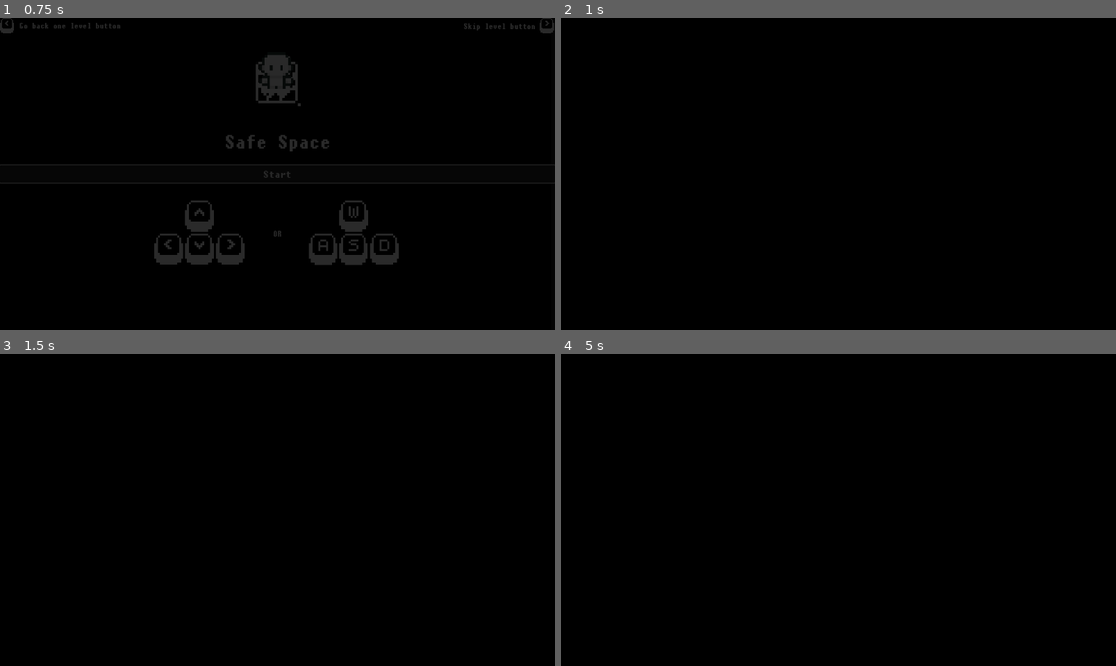
Above: before the commit, frames 1-4 (two rows, left to right).
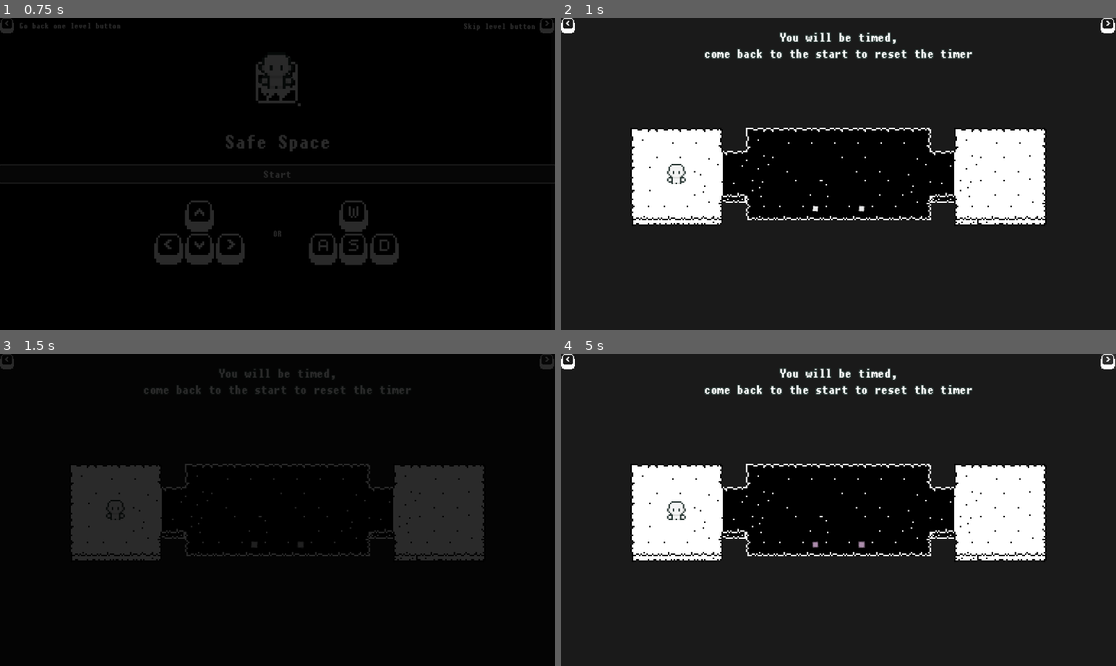
Above: after the commit, the same moments.

Repository: Janfra/Brackeys_Gamejam_2024
Game: Godot game, scene res://Levels/main_menu.tscn
The game is run twice, just before and just after one commit, with the same random seed, the same clock (stepped at 60 frames per second) and the same inputs.
Inputs (mouse positions are in pixels of both pictures, inside the frame that each line leads up to):
- Up to frame 1 (0.75 s): click "Start" at 0.5 s
- Up to frame 2 (1 s): no input
- Up to frame 3 (1.5 s): click (549, 360) at 1.25 s
- Up to frame 4 (5 s): click (1110, 360) at 2 s; click (1110, 360) at 2.75 s; click (1110, 360) at 3.5 s; click (1110, 360) at 4.25 s

Frame 1 is identical in both runs. In frame 2, 89% of the frame differs, in the area x 0-100%, y 0-100%; in frame 3, 11%; in frame 4, 89%.

Commit message:
Transition Fixed
# Description
Forgot to add not operator. Decided to rename the function to more intuitive name.

Diff:
--- a/Scripts/GameManager.gd
+++ b/Scripts/GameManager.gd
@@ -98,7 +98,7 @@
 	nodeTree.change_scene_to_file(level_path)
 
 	# Double checking that we didnt lose the transition when changing scene
-	if _verify_transition_is_valid():
+	if not _is_transition_still_valid():
 		return
 
 	_reverse_transition()
@@ -125,7 +125,7 @@
 	nodeTree.change_scene_to_packed(level)
 
 	# Double checking that we didnt lose the transition when changing scene
-	if _verify_transition_is_valid():
+	if not _is_transition_still_valid():
 		return
 
 	_reverse_transition()
@@ -180,7 +180,7 @@
 	_transition.play(TRANSITION_ANIMATION)
 
 
-func _verify_transition_is_valid() -> bool:
+func _is_transition_still_valid() -> bool:
 	if not _transition:
 		printerr("Transition no longer valid")
 		_is_transitioning = false
